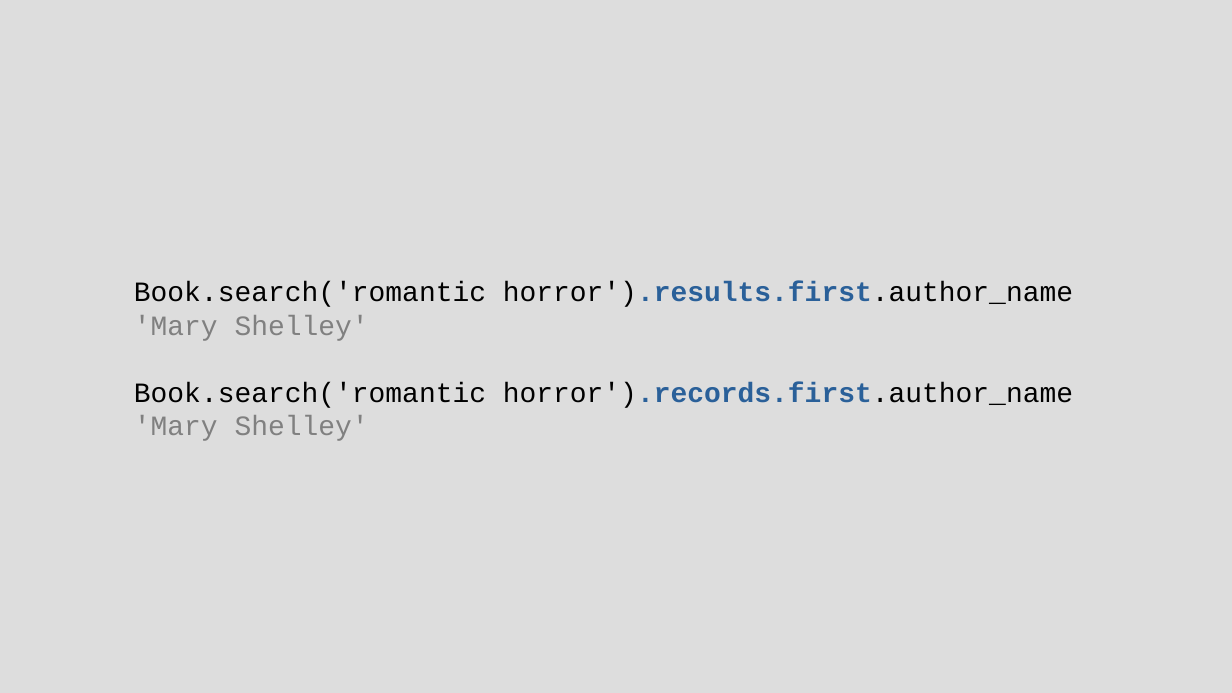
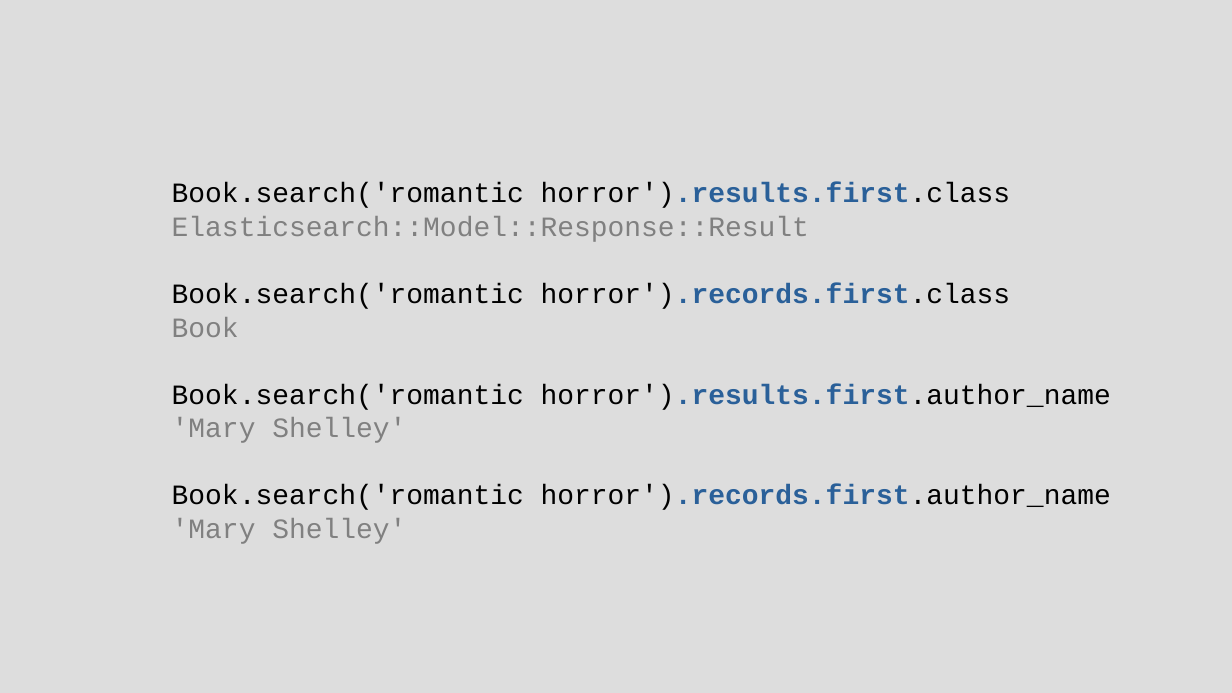
Before and after one commit to chriscressman/architecting-a-search-feature, a slide deck: slide 89 of presentation.odp (slide 92 before the commit). Drawn at 1232x693 pixels with LibreOffice and Linux fonts; fonts in the diff are those of the drawing. Boxes give left, top, right and bottom in pixels: in the first picture for what was removed or moved away, otherwise in the second. Text is boxed around its words. In the diff, an @@ line names an element or a change of style, - is before the commit and + after.

```diff
--- a/presentation.odp
+++ b/presentation.odp
@@ text "Book.search('romantic horror').results.first.class": place and size @@
-text "Book.search('romantic horror').results.first.class" at (134, 281, 1073, 441)
+text "Book.search('romantic horror').results.first.class" at (172, 183, 1111, 544)
@@ text at (172, 183, 1011, 337): paragraphs added @@
+Book.search('romantic horror').results.first.class
+Elasticsearch::Model::Response::Result
+Book.search('romantic horror').records.first.class
+Book
```
Also in this commit, not shown: 2 other slides changed, 2 slides added, 2 slides removed, 1 other file.
